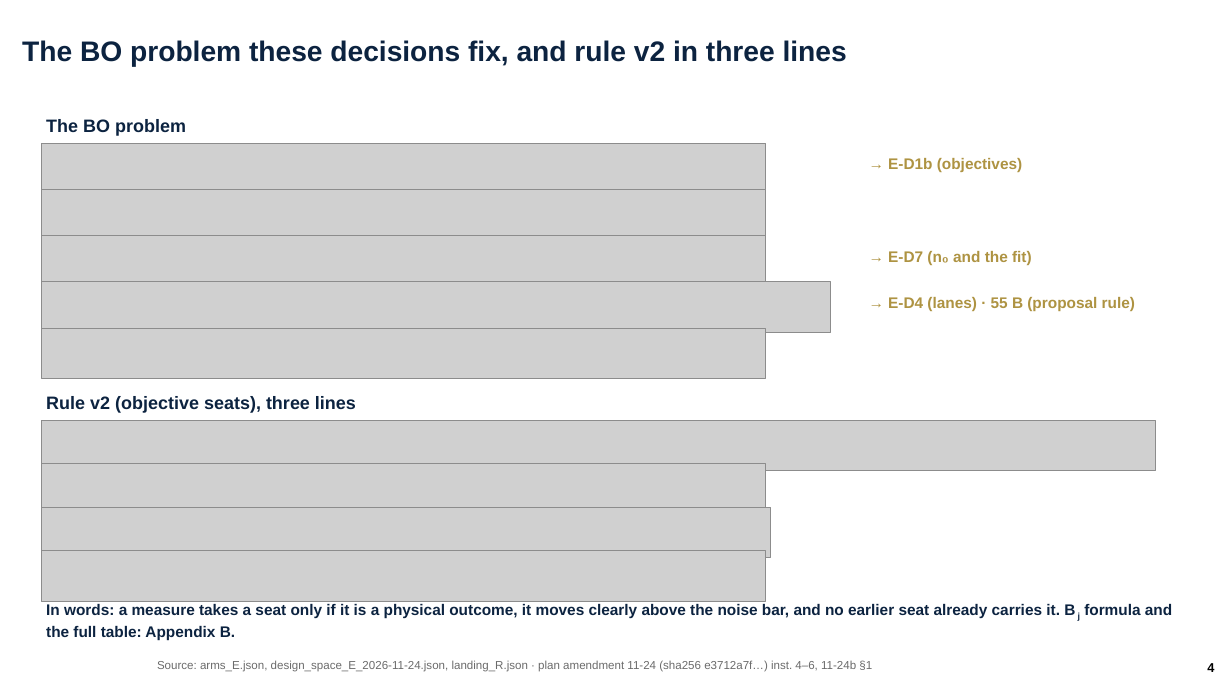
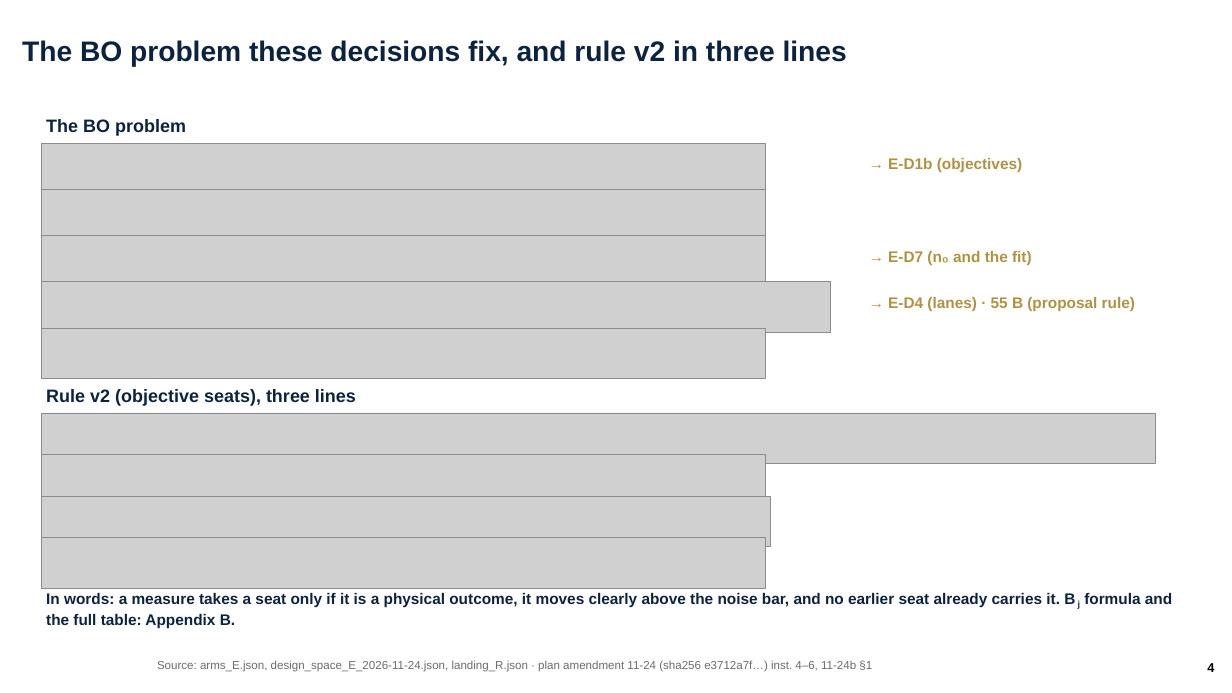
Before and after one commit to ylu283/RTS-GMLC, a slide deck: slide 4 of trial_0826/ercot/analysis/pi_overnight_1124/ercot_overnight.pptx. Drawn at 1232x693 pixels with LibreOffice and Linux fonts; fonts in the diff are those of the drawing; grey boxes stand for pictures; background and template pictures are left out. Boxes give left, top, right and bottom in pixels: in the first picture for what was removed or moved away, otherwise in the second. Text is boxed around its words. In the diff, an @@ line names an element or a change of style, - is before the commit and + after.

Commit message:
deck(67 render fixes): slide 6 full-width figure + two-column bullets; slide 4 rule block clear of the footer; slides 8/10 cards; B1 larger figure; B2 x10^n and tau_285 2 decimals; B3 item 1 wording; Appendix B full strings, k/M bars, unbulleted headings, true minus; Appendix D. No number changed; validator PASS

```diff
--- a/trial_0826/ercot/analysis/pi_overnight_1124/ercot_overnight.pptx
+++ b/trial_0826/ercot/analysis/pi_overnight_1124/ercot_overnight.pptx
@@ text "Rule v2 (objective seats), three ...": place and size @@
-text "Rule v2 (objective seats), three ..." at [46, 396, 356, 413]
+text "Rule v2 (objective seats), three ..." at [46, 389, 356, 406]
@@ 3 pictures: place and size @@
-3 pictures at [42, 421, 1155, 558]
+3 pictures at [42, 413, 1155, 547]
@@ picture: place and size @@
-picture at [42, 551, 766, 602]
+picture at [42, 538, 766, 589]
@@ text "In words: a measure takes ...": place and size @@
-text "In words: a measure takes ..." at [46, 604, 1172, 640]
+text "In words: a measure takes ..." at [46, 593, 1172, 629]
```
Also in this commit, not shown: 10 other slides changed, 3 other files.
